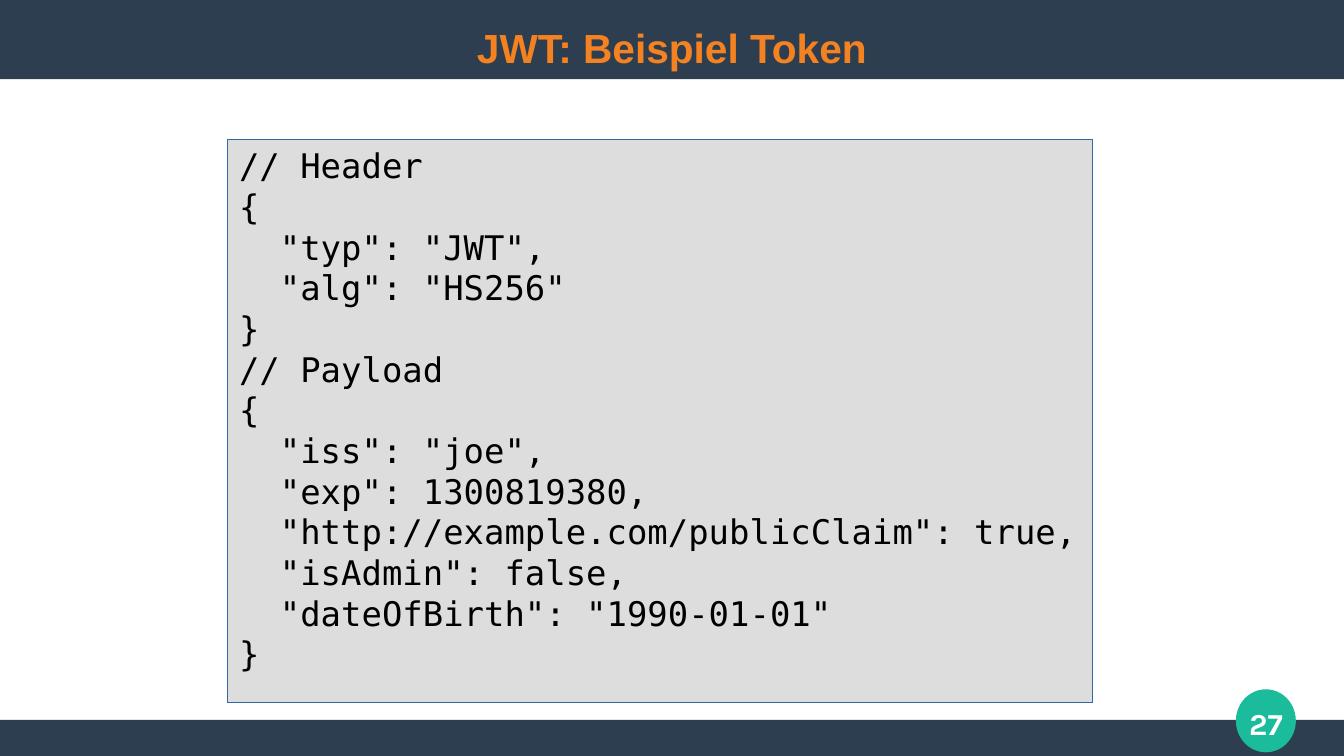
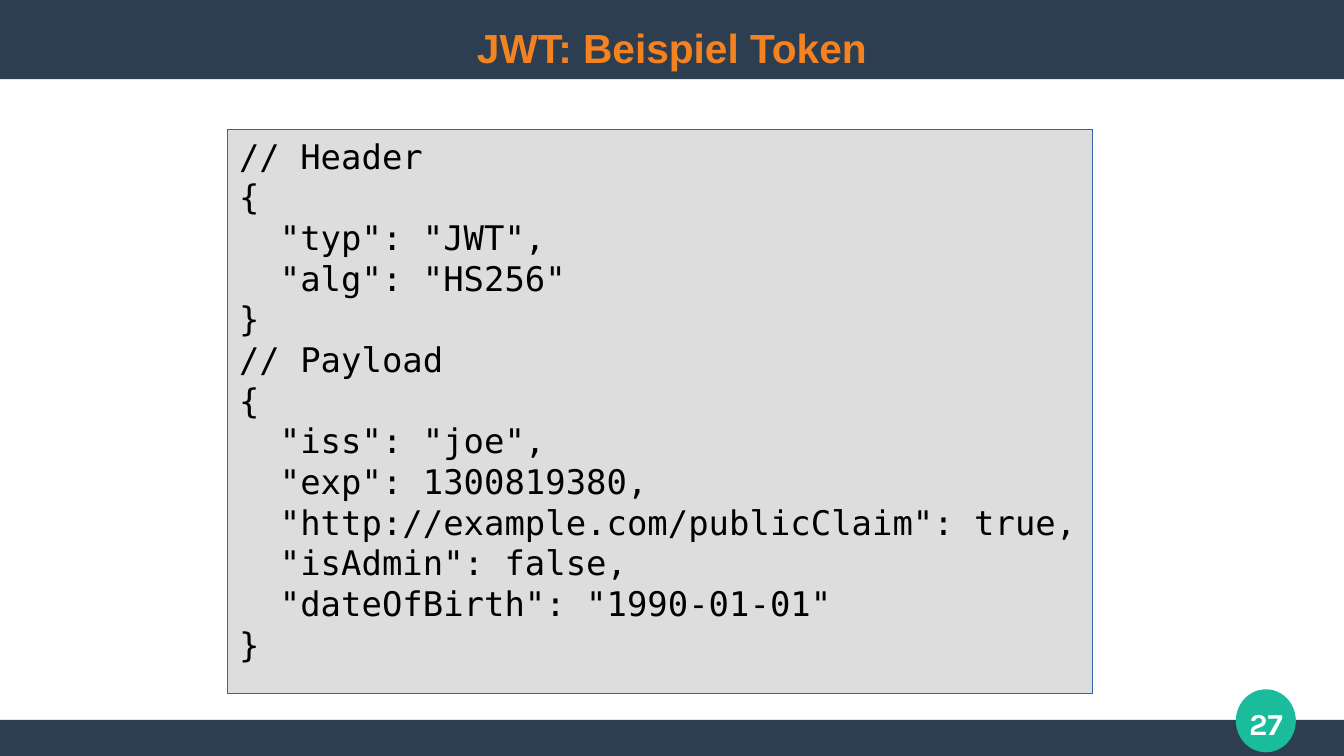
Before and after one commit to ghandmann/HS-AlbSig-WebAnwendungen2, a slide deck: slide 27 of Kapitel/07_Authentication.odp. Drawn at 1344x756 pixels with LibreOffice and Linux fonts; fonts in the diff are those of the drawing. Boxes give left, top, right and bottom in pixels: in the first picture for what was removed or moved away, otherwise in the second. Text is boxed around its words. In the diff, an @@ line names an element or a change of style, - is before the commit and + after.

```diff
--- a/Kapitel/07_Authentication.odp
+++ b/Kapitel/07_Authentication.odp
@@ rectangle "// Header": place and size @@
-rectangle "// Header" at [227,139,1093,702]
+rectangle "// Header" at [227,129,1093,693]
```
Also in this commit, not shown: 1 slide added, 1 slide removed, 2 other files.
